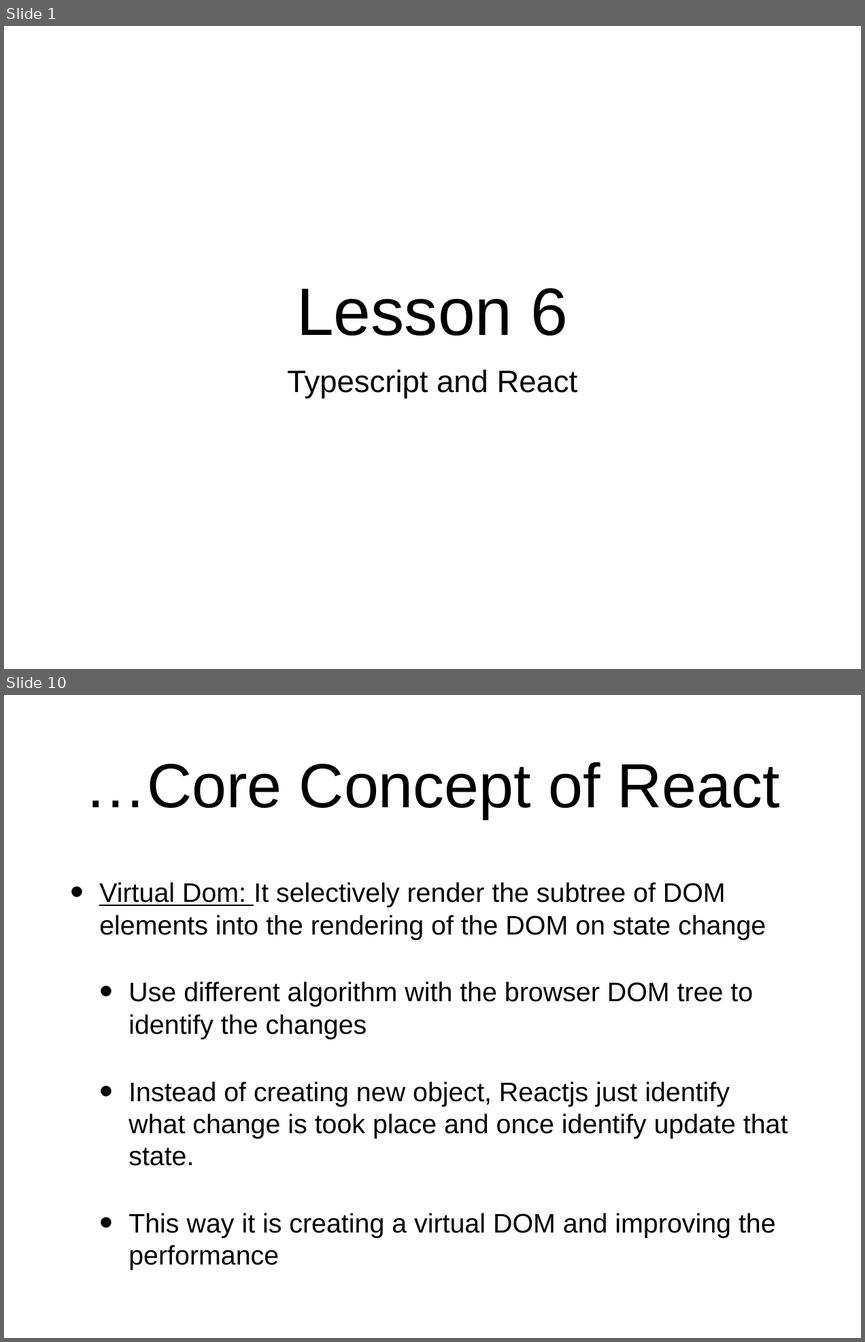
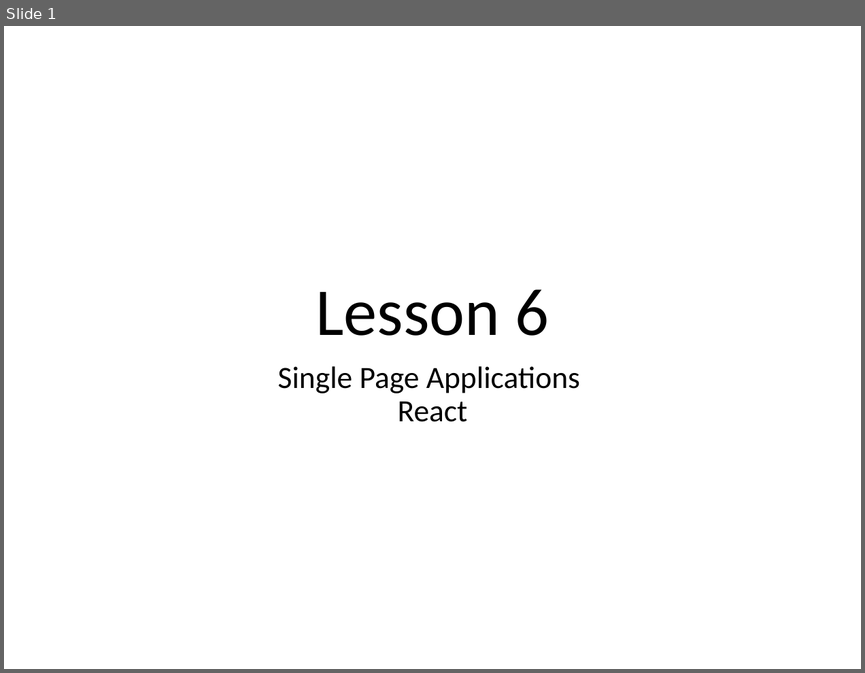
Before and after one commit to hogeschool/Development-5, a slide deck: Lectures/Lecture6/Lesson6.pptx. Shown one above the other, each under a label of ours: slides 1 and 10 before the commit, slide 1 after it; the slides between them are not shown. The pictures are 865x1342 and 865x673 pixels, drawn with LibreOffice and Linux fonts; fonts in the diff are those of the drawing. Boxes give left, top, right and bottom in pixels: in the first picture for what was removed or moved away, otherwise in the second. Text is boxed around its words. In the diff, an @@ line names an element or a change of style, - is before the commit and + after.

Commit message:
changed lesson 6

```diff
--- a/Lectures/Lecture6/Lesson6.pptx
+++ b/Lectures/Lecture6/Lesson6.pptx
@@ slide 10 removed at <box>4,695,861,1338</box>, background #FFFFFF @@
@@ title removed at <box>85,762,780,819</box> @@
-…Core Concept of React
@@ text removed at <box>99,882,788,1270</box> @@
-• Virtual Dom: It selectively render the subtree of DOM elements into the rendering of the DOM on state change
-  • Use different algorithm with the browser DOM tree to identify the changes
-  • Instead of creating new object, Reactjs just identify what change is took place and once identify update that state.
-  • This way it is creating a virtual DOM and improving the performance
@@ slide 1 changed as well @@
@@ title "Lesson 6" at <box>315,289,549,335</box>: font Arial to Calibri @@
@@ subtitle at <box>278,366,580,422</box>: text changed; font Arial to Calibri @@
-Typescript and React
+Single Page Applications
+React
```
Also in this commit, not shown: 8 other slides changed, 14 slides added, 4 other slides removed.
